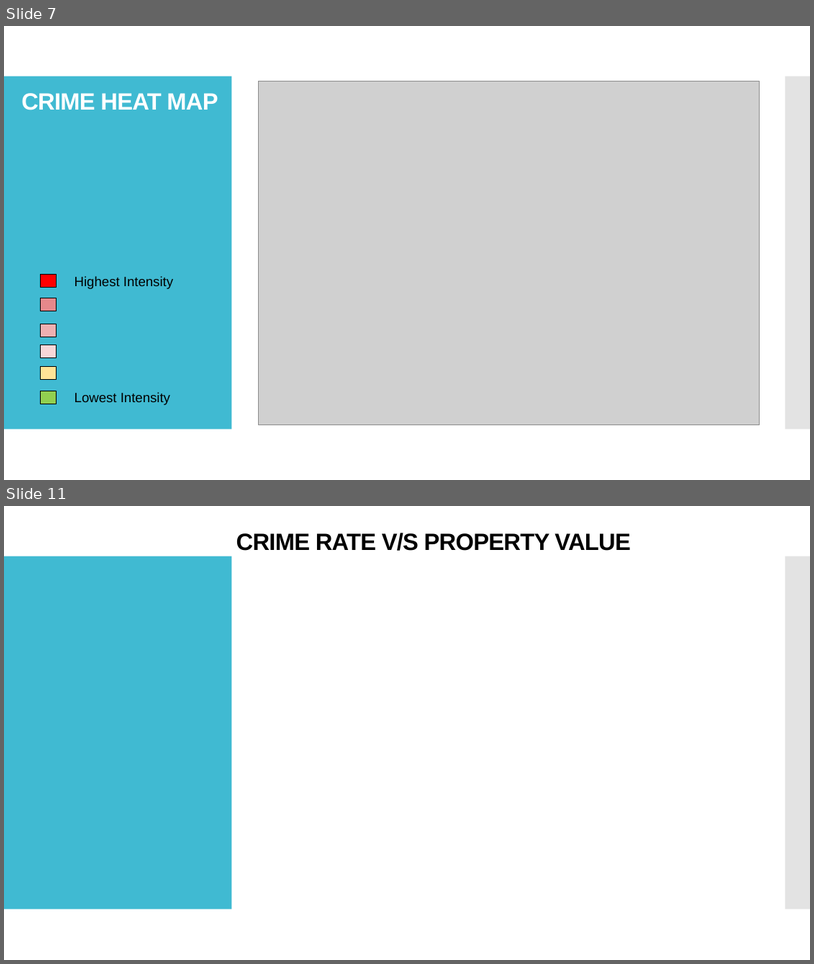
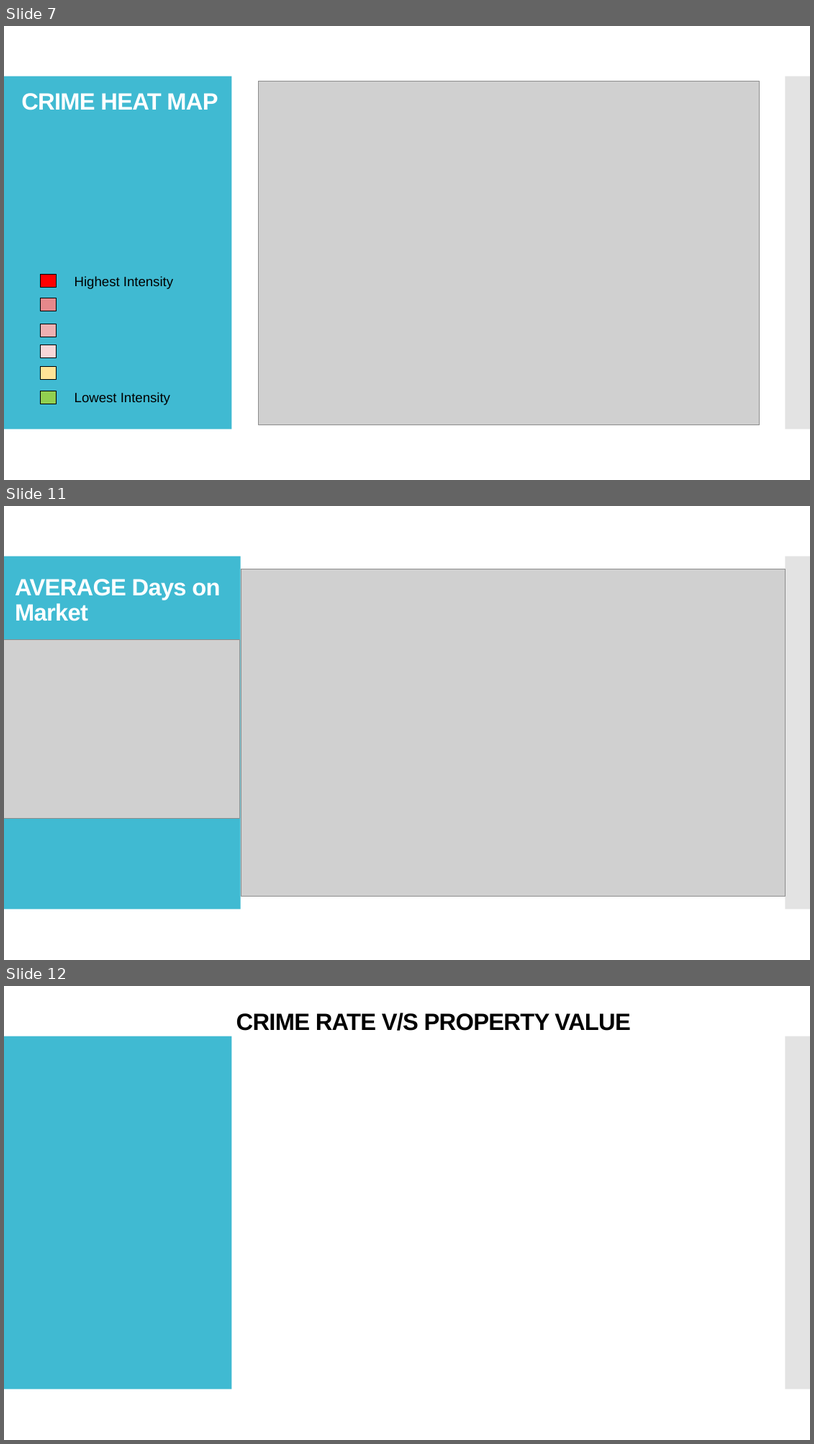
Before and after one commit to andresocorro/project_1, a slide deck: Presentation/final draft.pptx. Shown one above the other, each under a label of ours: slides 7 and 11 before the commit, slides 7, 11 and 12 after it; the slides between them are not shown. The pictures are 814x964 and 814x1444 pixels, drawn with LibreOffice and Linux fonts; fonts in the diff are those of the drawing; grey boxes stand for pictures. Boxes give left, top, right and bottom in pixels: in the first picture for what was removed or moved away, otherwise in the second. Text is boxed around its words. In the diff, an @@ line names an element or a change of style, - is before the commit and + after.

Commit message:
Updated images in the presentation

```diff
--- a/Presentation/final draft.pptx
+++ b/Presentation/final draft.pptx
@@ slide 11 added at (x1=4, y1=506, x2=810, y2=960), background #FFFFFF; not listed: 2 template elements that a slide beside it also shows @@
@@ rectangle added at (x1=4, y1=506, x2=810, y2=960), fill #FFFFFF @@
@@ rectangle added at (x1=4, y1=556, x2=241, y2=909), fill #40BAD2 @@
@@ picture added at (x1=241, y1=569, x2=786, y2=896) @@
@@ rectangle added at (x1=786, y1=556, x2=810, y2=909), fill #C8C8C8 at 50% opacity @@
@@ text added at (x1=15, y1=579, x2=220, y2=621), 28 pt, text #FFFFFF, bold @@
+AVERAGE Days on Market
@@ picture added at (x1=4, y1=640, x2=240, y2=818) @@
@@ what was slide 11 is now slide 12 @@
```
Also in this commit, not shown: 8 slides changed.
